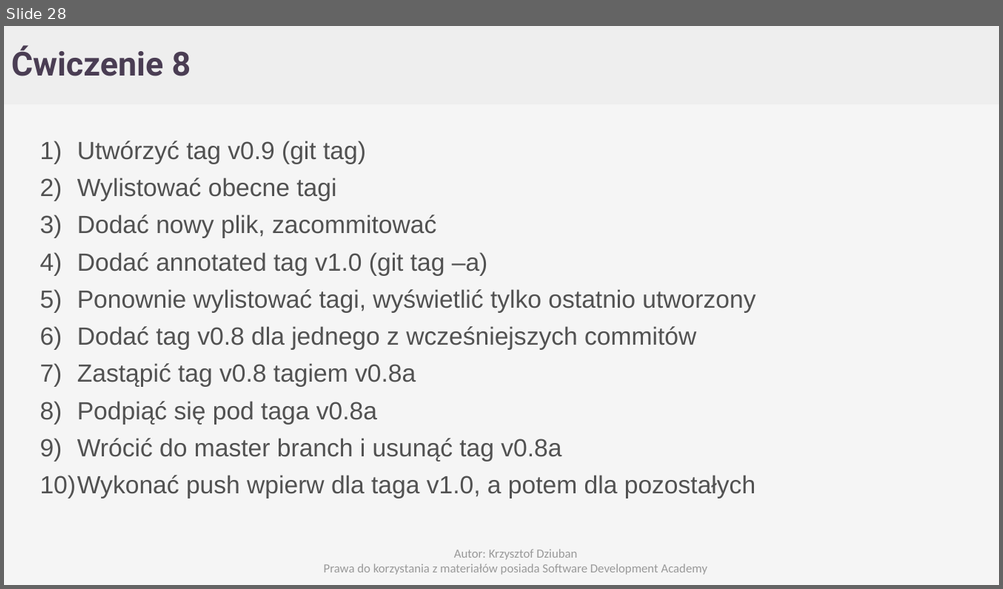
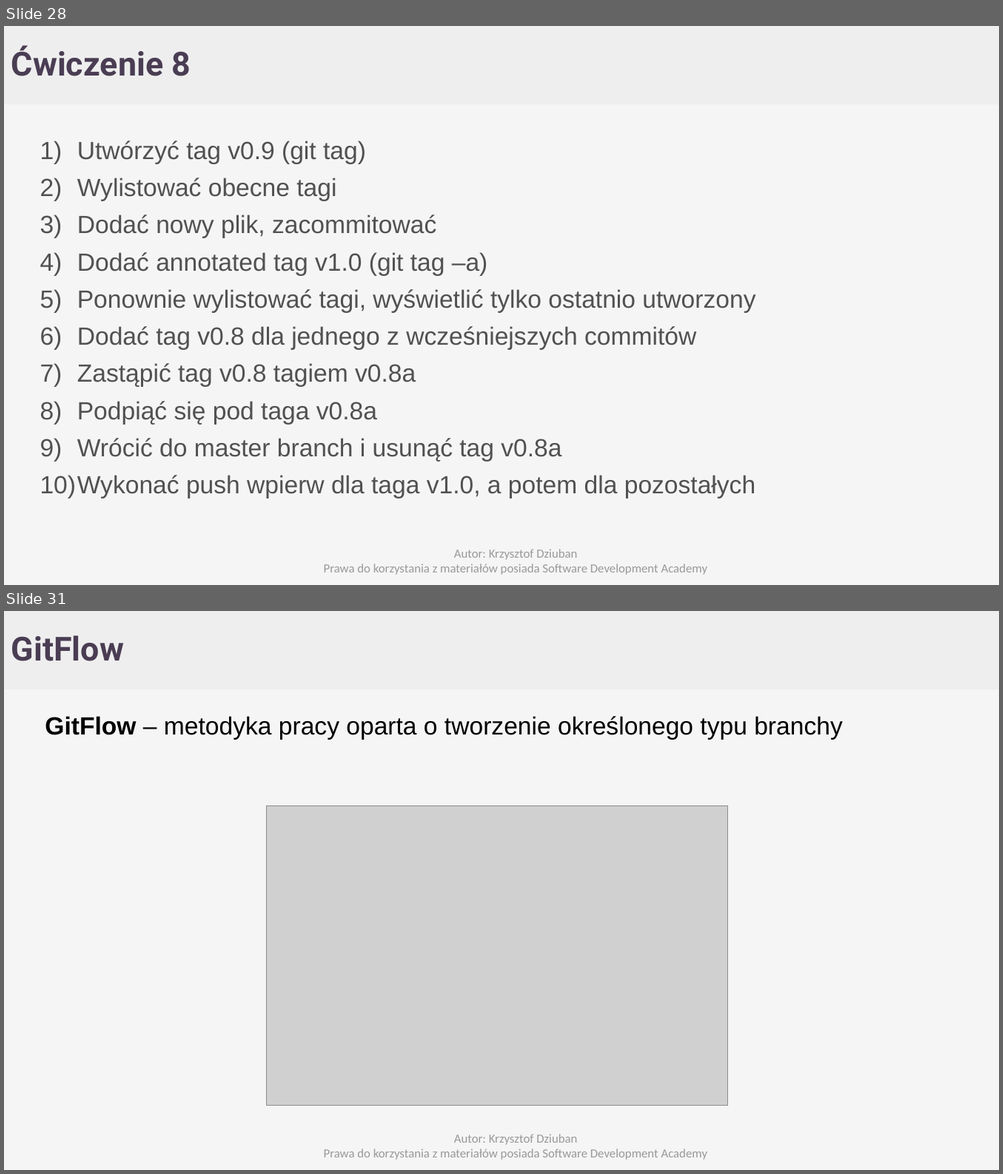
Before and after one commit to Cristopherus/Git_tutorial, a slide deck: GIT.pptx. Shown one above the other, each under a label of ours: slide 28 before the commit, slides 28 and 31 after it; the slides between them are not shown. The pictures are 1003x589 and 1003x1174 pixels, drawn with LibreOffice and Linux fonts; fonts in the diff are those of the drawing; grey boxes stand for pictures; background and template pictures are left out. Boxes give left, top, right and bottom in pixels: in the first picture for what was removed or moved away, otherwise in the second. Text is boxed around its words. In the diff, an @@ line names an element or a change of style, - is before the commit and + after.

```diff
--- a/GIT.pptx
+++ b/GIT.pptx
@@ slide 31 added at [4,611,999,1170], background #F5F5F5; not listed: 1 template element that a slide beside it also shows @@
@@ text added at [11,635,124,661], 32 pt, text #4A3D53, bold @@
+GitFlow
@@ text added at [45,716,842,740], 24 pt, text #000000 @@
+GitFlow – metodyka pracy oparta o tworzenie określonego typu branchy
@@ picture added at [267,806,728,1105] @@
@@ text added at [324,1134,708,1160], 12 pt, text #999999 @@
+Autor: Krzysztof Dziuban
+Prawa do korzystania z materiałów posiada Software Development Academy
```
Also in this commit, not shown: 4 other slides added.
